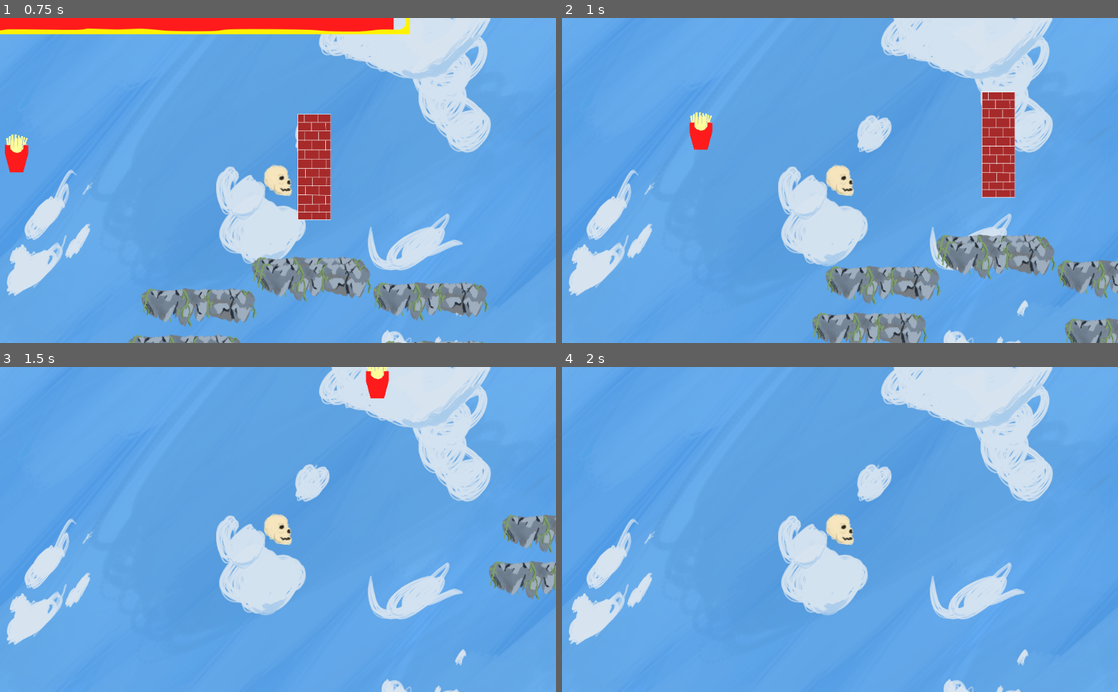
Above: before the commit, frames 1-4 (two rows, left to right).
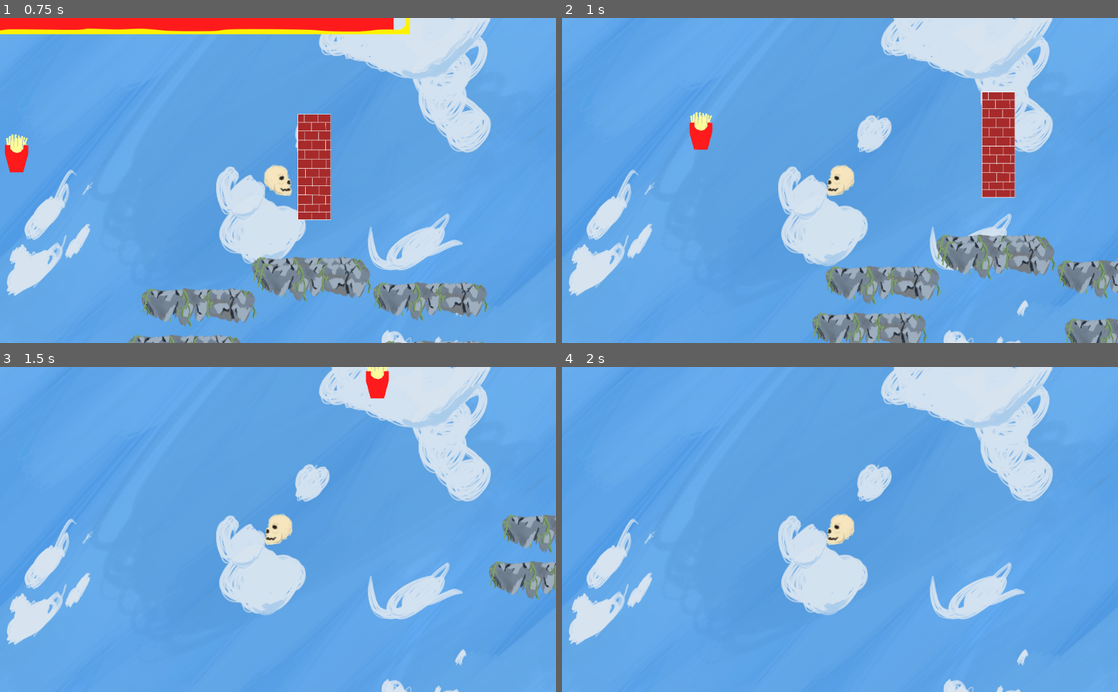
Above: after the commit, the same moments.

Repository: 4X3L/sky-high
Game: Godot game, scene res://Game.tscn
Same seed, same stepped clock (60 frames per second), same inputs: the game is played once before the commit and once after it.
Inputs (mouse positions are in pixels of both pictures, inside the frame that each line leads up to):
- Up to frame 1 (0.75 s): move the mouse to (400, 164) at 0.52 s; press the mouse at (400, 164) at 0.53 s
- Up to frame 2 (1 s): no input
- Up to frame 3 (1.5 s): move the mouse to (166, 545) at 1.27 s; release the mouse at (166, 545) at 1.28 s; click (166, 545) at 1.35 s
- Up to frame 4 (2 s): no input

Frame 1 is identical in both runs. In frame 2, 0.2% of the frame differs, in the area x 47-53%, y 45-55%; in frame 3, 0.2%; in frame 4, 0.2%.

Commit message:
Made skull face direction of movement

Diff:
--- a/Player.gd
+++ b/Player.gd
@@ -17,9 +17,13 @@
 export var JUMP_POWER_FIXED : float = 1000
 export var FIXED : bool = false
 
+# var my_sprite : Sprite = null
+onready var my_sprite = $Sprite
+
 func _ready():
 	velocity[0] = 0
 	velocity[1] = 0
+	# my_sprite = get_node("Sprite") # TODO async?
 
 # Called on input
 func _input(event):
@@ -27,8 +31,6 @@
 		#velocity[1] = -800
 
 		velocity = get_viewport().get_mouse_position() - get_global_transform_with_canvas().origin
-
-		print("Mouse: ", get_viewport().get_mouse_position(), "\nSkull: ", get_global_transform_with_canvas().origin)
 
 		if FIXED:
 			velocity = velocity.normalized() * JUMP_POWER_FIXED
@@ -58,6 +60,9 @@
 	# Update the position of the player and check for collisions
 	var collision_data = move_and_collide(velocity * delta)
 
+	# Update sprite
+	my_sprite.set_flip_h( velocity[0] < 0 )
+
 	if collision_data:
 		var groups = collision_data.collider.get_groups()
 
